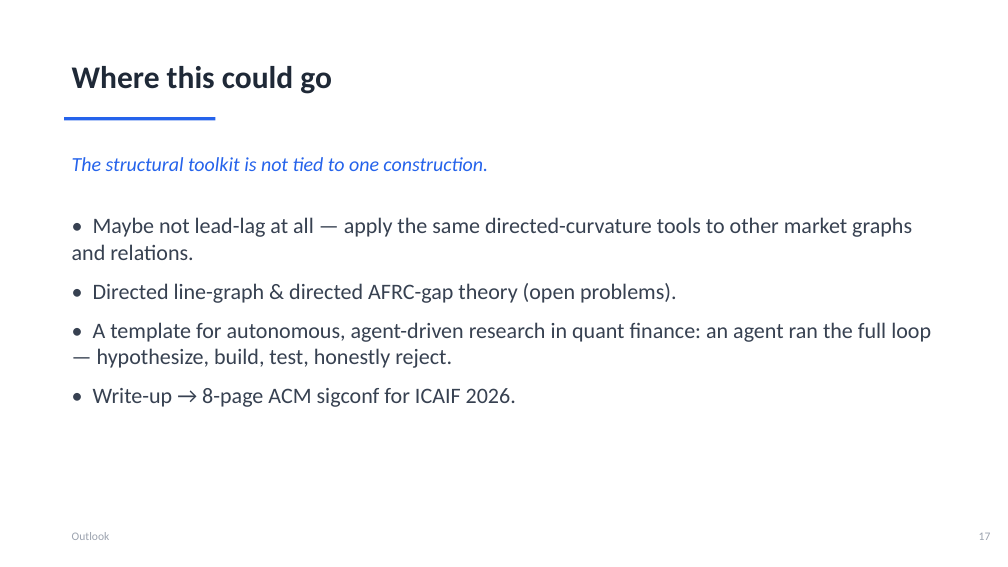
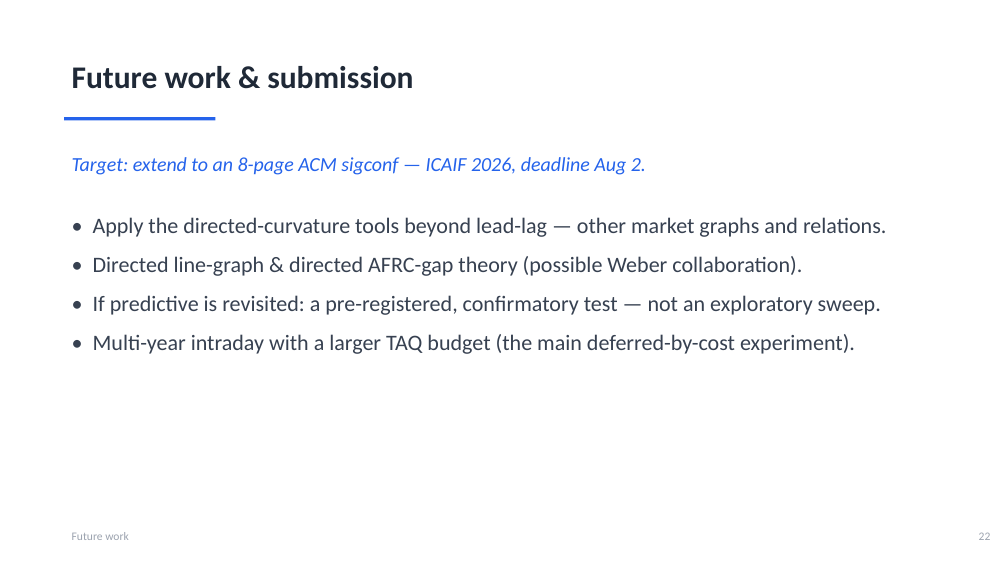
Before and after one commit to ivan-sit/Curvature-Lead-Lag-Model, a slide deck: slide 23 of slides/Ricci_Curvature_LeadLag.pptx (slide 18 before the commit). Drawn at 1008x567 pixels with LibreOffice and Linux fonts; fonts in the diff are those of the drawing. Boxes give left, top, right and bottom in pixels: in the first picture for what was removed or moved away, otherwise in the second. Text is boxed around its words. In the diff, an @@ line names an element or a change of style, - is before the commit and + after.

```diff
--- a/slides/Ricci_Curvature_LeadLag.pptx
+++ b/slides/Ricci_Curvature_LeadLag.pptx
@@ text at (x1=72, y1=66, x2=413, y2=89): text changed @@
-Where this could go
+Future work & submission
@@ text at (x1=72, y1=157, x2=646, y2=175): text changed @@
-The structural toolkit is not tied to one construction.
+Target: extend to an 8-page ACM sigconf — ICAIF 2026, deadline Aug 2.
@@ text at (x1=93, y1=217, x2=886, y2=354): text changed @@
-• Maybe not lead-lag at all — apply the same directed-curvature tools to other market graphs and relations.
-• Directed line-graph & directed AFRC-gap theory (open problems).
-• A template for autonomous, agent-driven research in quant finance: an agent ran the full loop — hypothesize, build, test, honestly reject.
-• Write-up → 8-page ACM sigconf for ICAIF 2026.
+• Apply the directed-curvature tools beyond lead-lag — other market graphs and relations.
+• Directed line-graph & directed AFRC-gap theory (possible Weber collaboration).
+• If predictive is revisited: a pre-registered, confirmatory test — not an exploratory sweep.
+• Multi-year intraday with a larger TAQ budget (the main deferred-by-cost experiment).
@@ text at (x1=72, y1=532, x2=129, y2=540): text changed @@
-Outlook
+Future work
@@ text at (x1=979, y1=532, x2=991, y2=540): text changed @@
-17
+22
```
Also in this commit, not shown: 12 other slides changed, 6 slides added, 1 other file.
